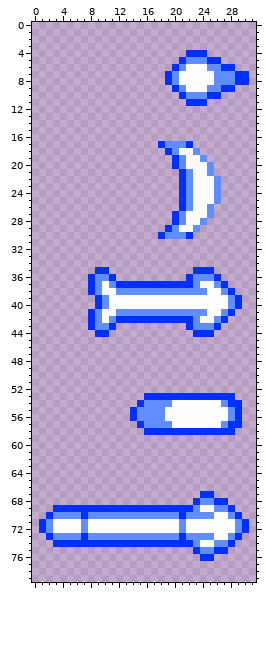
Sprite sheet: game/humanshots.png. Above: the version before the commit.
The file is 32x80 pixels.
After:
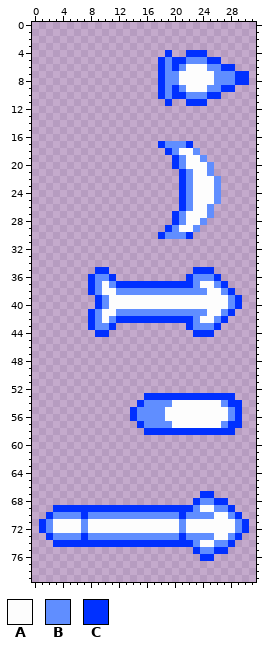
Palette (. is transparent): A #fdfdfd  B #608eff  C #0030ff
What changed:
Changed rows in their new state; - is an unchanged pixel.
first column x 18:
 4 -C-
 5 CBC
 6 CB-
 7 CB-
 8 CB-
 9 CB-
10 CBC
11 -C-
